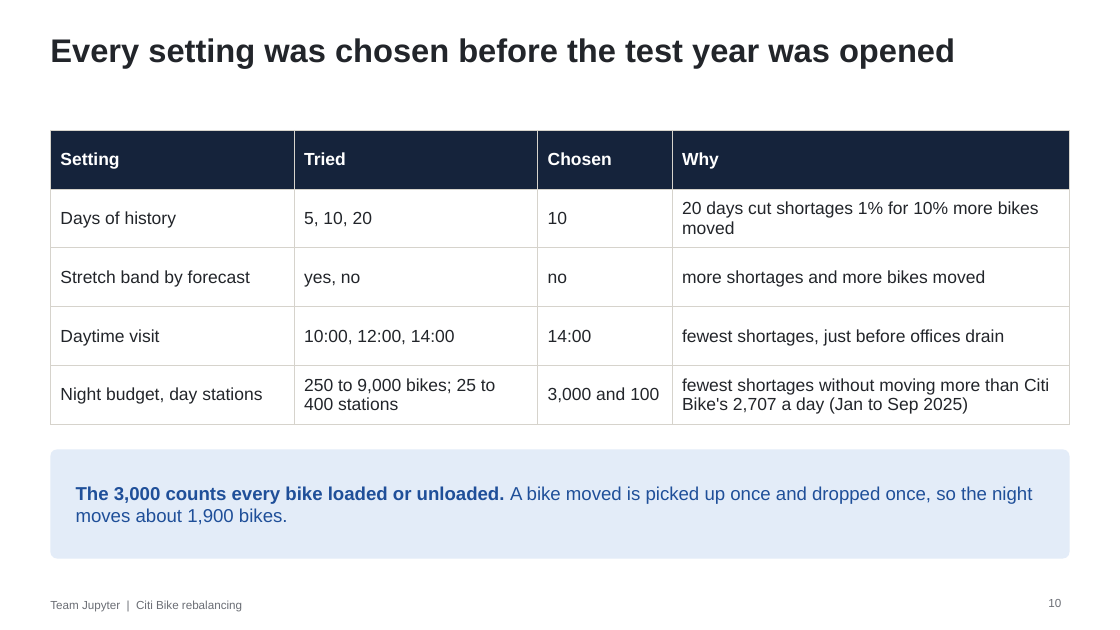
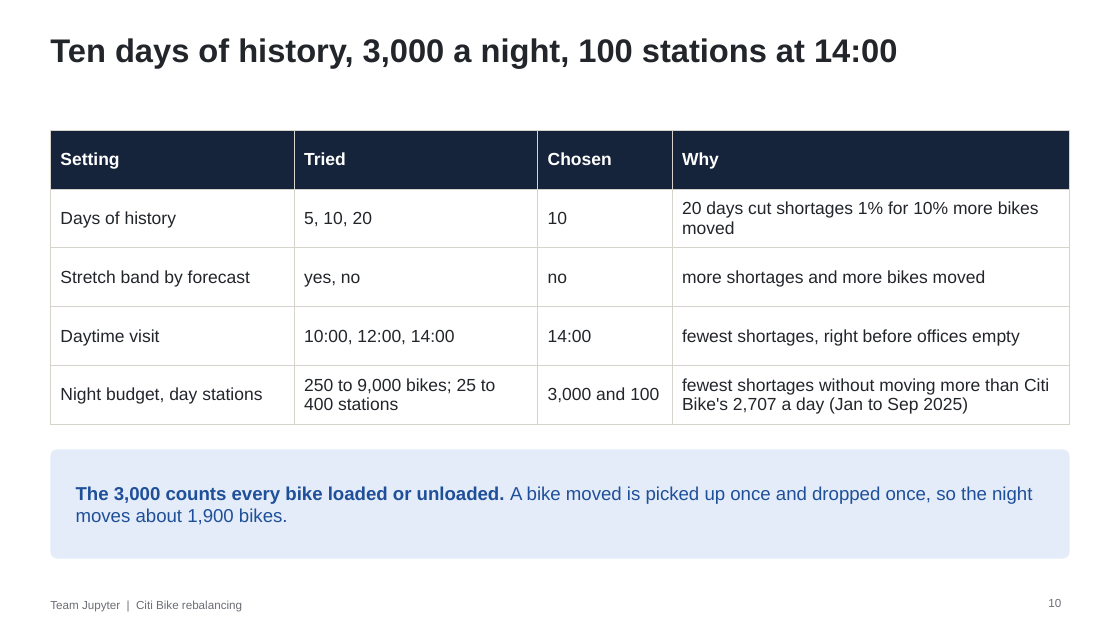
Before and after one commit to martin-gbeck/citibike-rebalancing, a slide deck: slide 10 of presentation/citibike-presentation.pptx. Drawn at 1120x630 pixels with LibreOffice and Linux fonts; fonts in the diff are those of the drawing. Boxes give left, top, right and bottom in pixels: in the first picture for what was removed or moved away, otherwise in the second. Text is boxed around its words. In the diff, an @@ line names an element or a change of style, - is before the commit and + after.

```diff
--- a/presentation/citibike-presentation.pptx
+++ b/presentation/citibike-presentation.pptx
@@ title at [50, 38, 898, 68]: text changed @@
-Every setting was chosen before the test year was opened
+Ten days of history, 3,000 a night, 100 stations at 14:00
@@ table at [50, 130, 1070, 418] @@
-row 4, column 4: fewest shortages, just before offices drain
+row 4, column 4: fewest shortages, right before offices empty
```
Also in this commit, not shown: 15 other slides changed, 1 other file.
